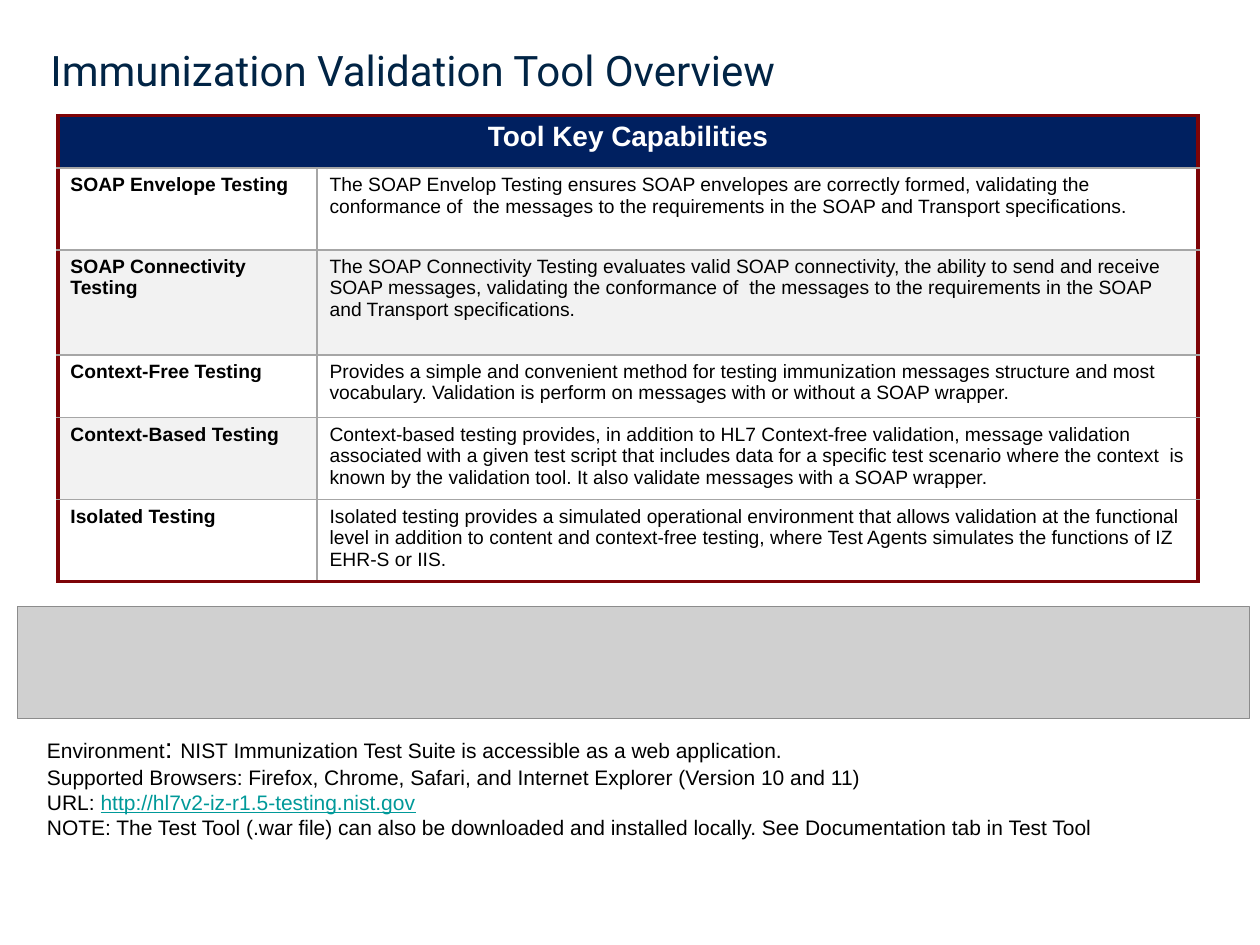
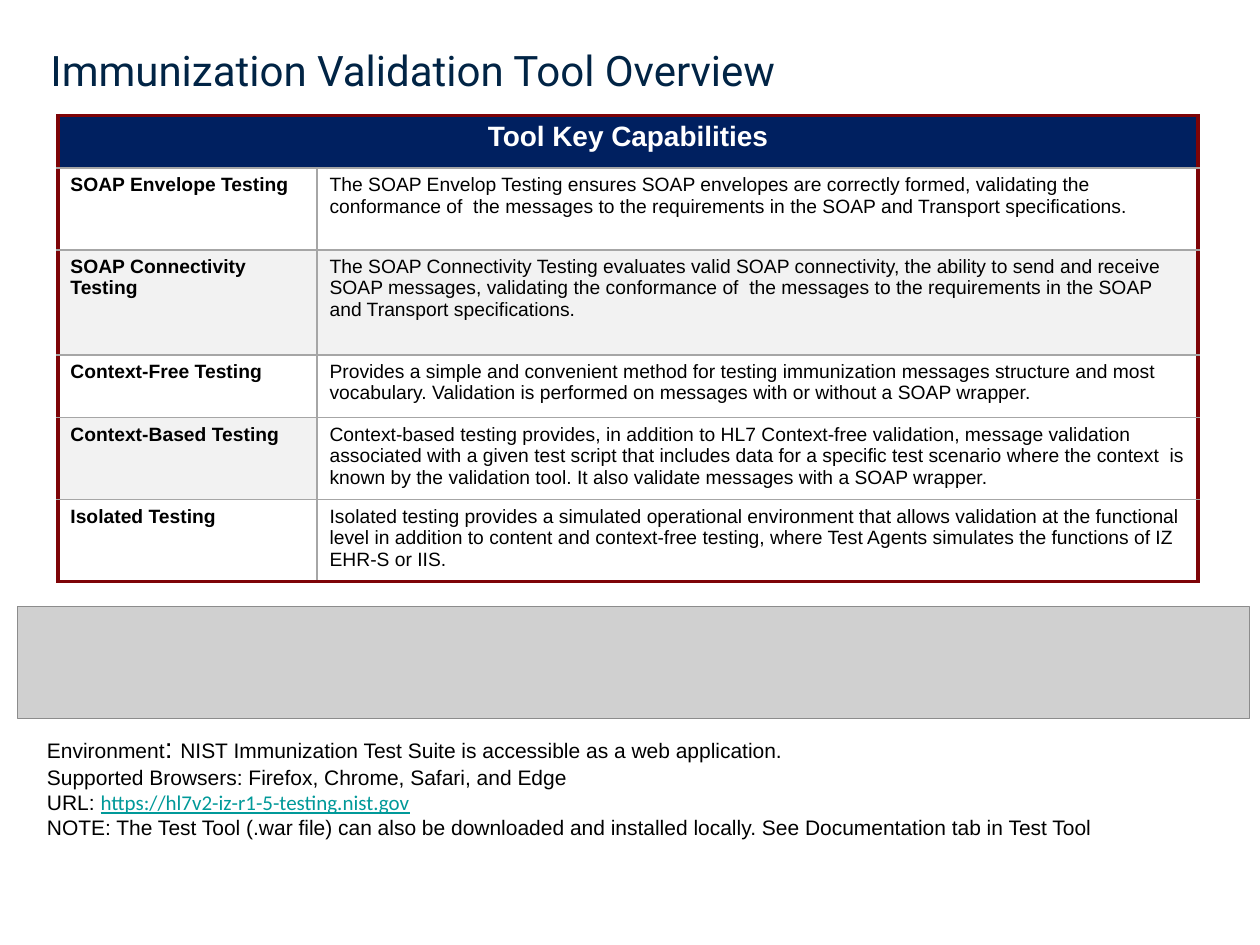
Before and after one commit to usnistgov/hit-iz-tool, a slide deck: slide 4 of hit-iz-resource/src/main/resources/Documentation/UserDocs/app/NIST-IZ-Tool-ATL-Training.pptx. Drawn at 1260x945 pixels with LibreOffice and Linux fonts; fonts in the diff are those of the drawing; grey boxes stand for pictures; background and template pictures are left out. Boxes give left, top, right and bottom in pixels: in the first picture for what was removed or moved away, otherwise in the second. Text is boxed around its words. In the diff, an @@ line names an element or a change of style, - is before the commit and + after.

```diff
--- a/hit-iz-resource/src/main/resources/Documentation/UserDocs/app/NIST-IZ-Tool-ATL-Training.pptx
+++ b/hit-iz-resource/src/main/resources/Documentation/UserDocs/app/NIST-IZ-Tool-ATL-Training.pptx
@@ table at box(58, 116, 1198, 582) @@
-row 4, column 2: Provides a simple and convenient method for testing immunization messages structure and most vocabulary. Validation is perform on messages with or without a SOAP wrapper.
+row 4, column 2: Provides a simple and convenient method for testing immunization messages structure and most vocabulary. Validation is performed on messages with or without a SOAP wrapper.
@@ text at box(47, 769, 567, 814): text changed @@
-Supported Browsers: Firefox, Chrome, Safari, and Internet Explorer (Version 10 and 11)
-URL: http://hl7v2-iz-r1.5-testing.nist.gov
+Supported Browsers: Firefox, Chrome, Safari, and Edge
+URL: https://hl7v2-iz-r1-5-testing.nist.gov
```
Also in this commit, not shown: 22 other slides changed, 19 other files.
